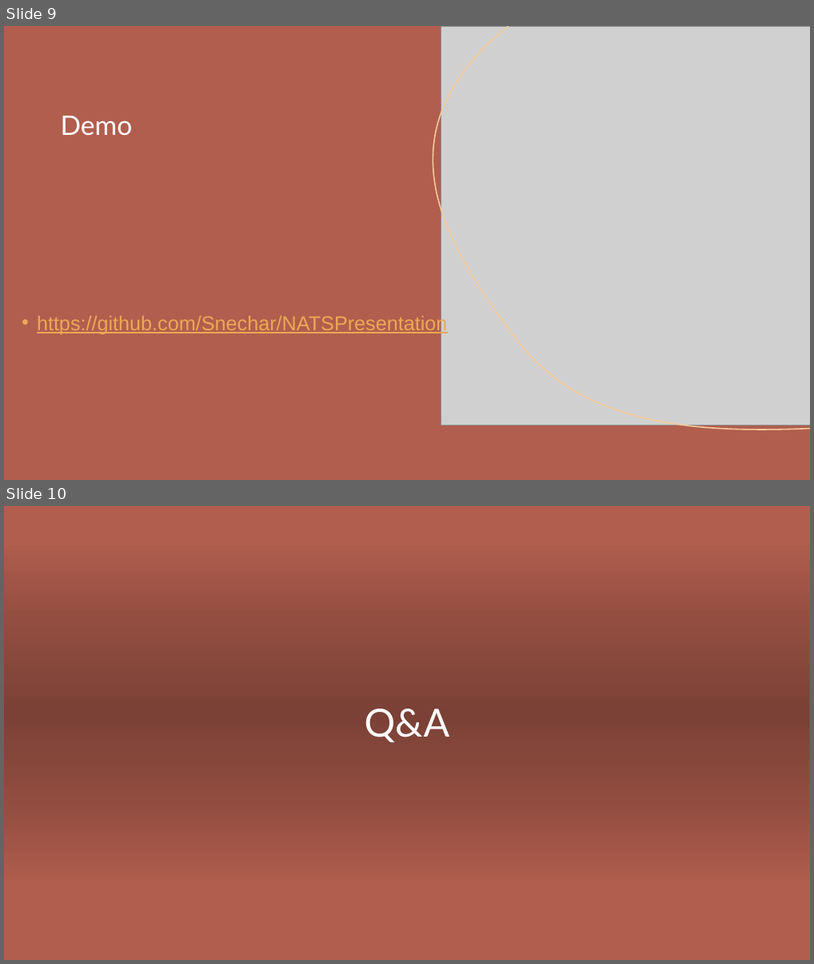
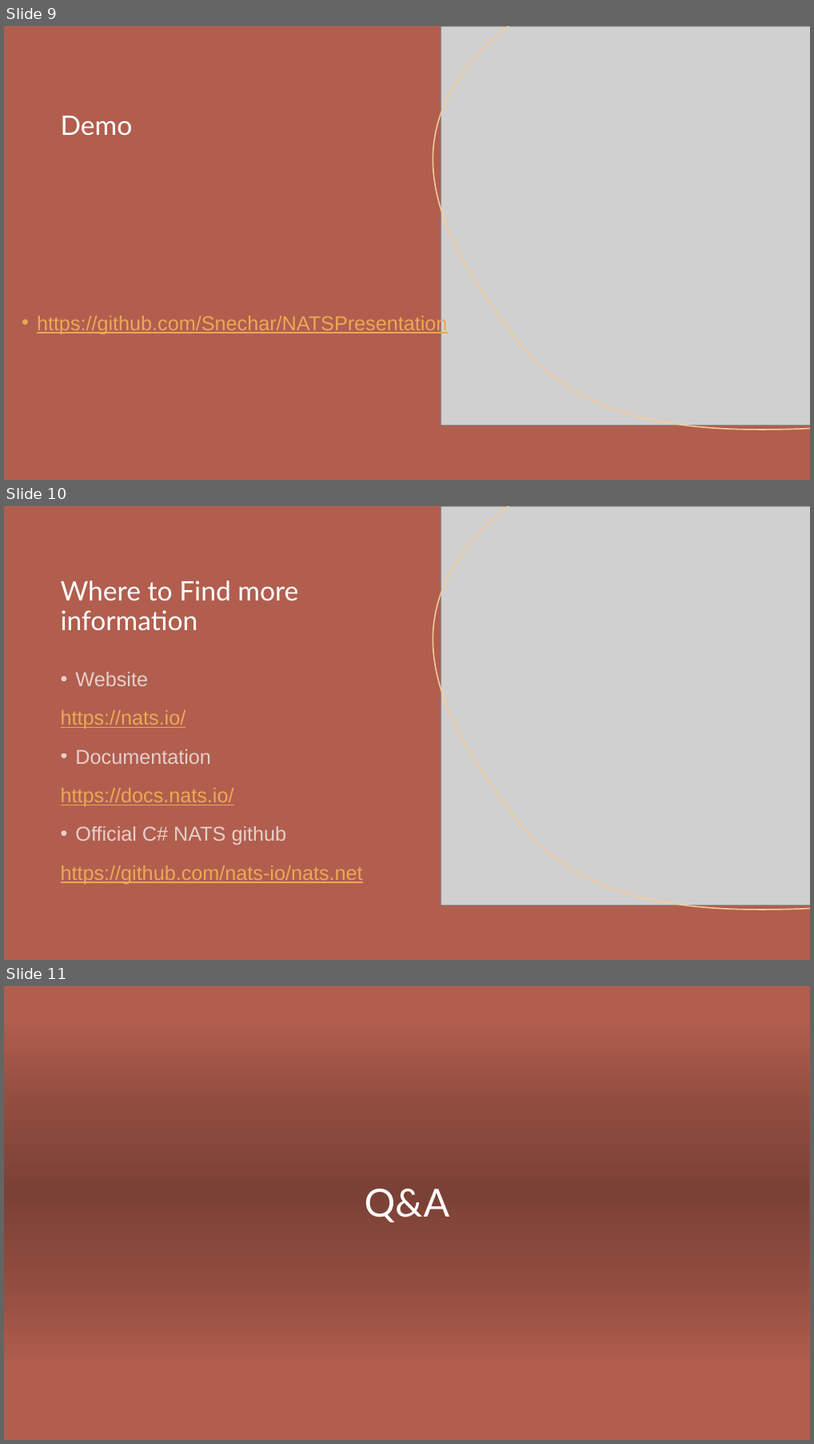
Before and after one commit to Snechar/NATSPresentation, a slide deck: NatsPresentation.pptx. Shown one above the other, each under a label of ours: slides 9 and 10 before the commit, slides 9, 10 and 11 after it. The pictures are 814x964 and 814x1444 pixels, drawn with LibreOffice and Linux fonts; fonts in the diff are those of the drawing; grey boxes stand for pictures; background and template pictures are left out. Boxes give left, top, right and bottom in pixels: in the first picture for what was removed or moved away, otherwise in the second. Text is boxed around its words. In the diff, an @@ line names an element or a change of style, - is before the commit and + after.

```diff
--- a/NatsPresentation.pptx
+++ b/NatsPresentation.pptx
@@ slide 10 added at [4,506,810,960], background #B15E4E; not listed: 3 template elements that a slide beside it also shows @@
@@ rectangle added at [4,506,810,960], fill #B15E4E @@
@@ freeform shape added at [434,506,810,909], outline #F4CB99 1.5 pt @@
@@ picture added at [442,506,810,904] @@
@@ title added at [61,580,298,631], 32 pt, text #FFFFFF @@
+Where to Find more information
@@ text added at [61,672,363,884], 24 pt, text #ECA855, underline @@
+• Website
+https://nats.io/
+• Documentation
+https://docs.nats.io/
+• Official C# NATS github
+https://github.com/nats-io/nats.net
@@ what was slide 10 is now slide 11 @@
```
Also in this commit, not shown: 1 slide changed.
